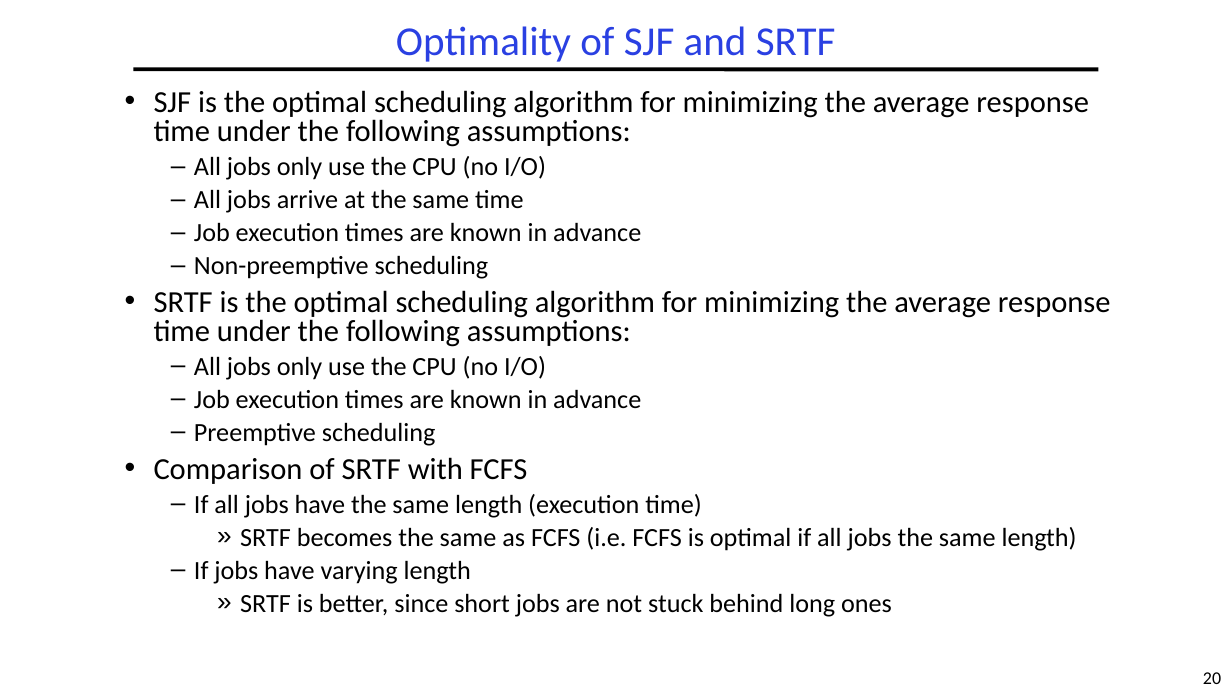
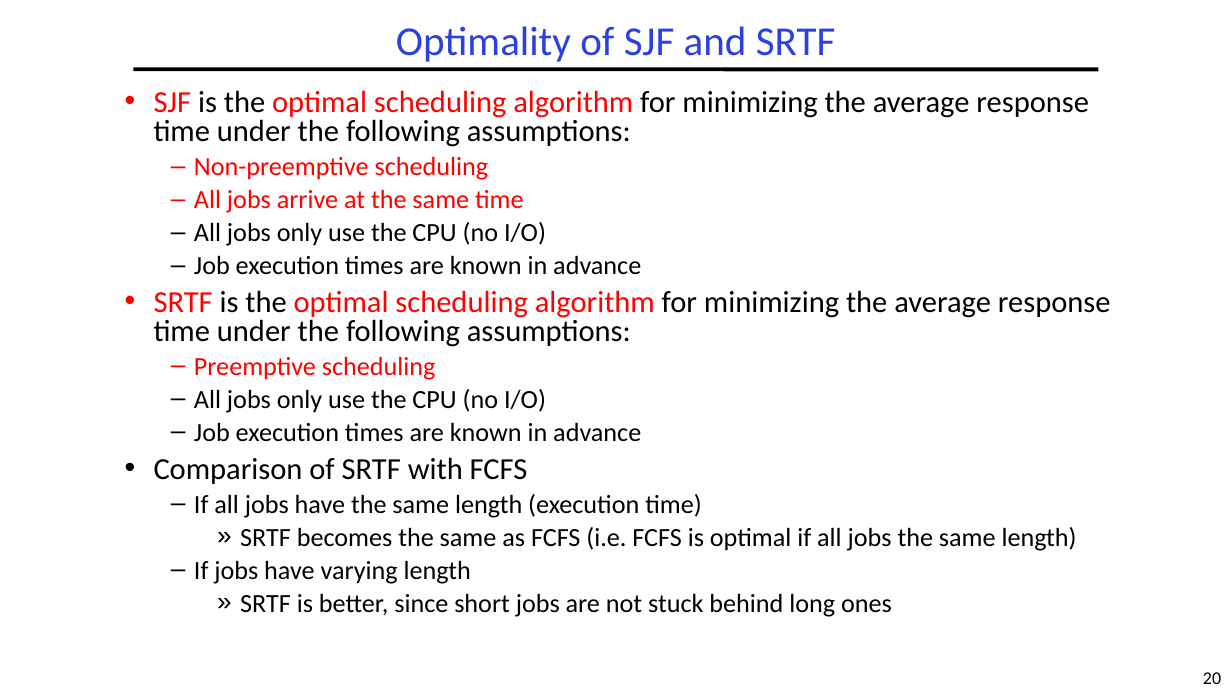
Before and after one commit to guhofstra/CSC112Fa26, a slide deck: slide 20 of PPTs/L5-Scheduling.pptx. Drawn at 1232x693 pixels with LibreOffice and Linux fonts; fonts in the diff are those of the drawing. Boxes give left, top, right and bottom in pixels: in the first picture for what was removed or moved away, otherwise in the second. Text is boxed around its words. In the diff, an @@ line names an element or a change of style, - is before the commit and + after.

```diff
--- a/PPTs/L5-Scheduling.pptx
+++ b/PPTs/L5-Scheduling.pptx
@@ text at bbox=[154, 90, 1089, 380]: text colour #000000 to #FF0000 in "SJF optimal scheduling algorithm", "All jobs arrive at the same time", "Preemptive scheduling" @@
@@ text at bbox=[194, 156, 489, 180]: text changed; text colour #000000 to #FF0000 @@
-  – All jobs only use the CPU (no I/O)
+  – Non-preemptive scheduling
@@ text at bbox=[154, 222, 1111, 347]: paragraphs removed @@
-  – Job execution times are known in advance
-  – Non-preemptive scheduling
-• SRTF is the optimal scheduling algorithm for minimizing the average response time under the following assumptions:
@@ text at bbox=[154, 290, 1111, 347]: paragraph added @@
+• SRTF is the optimal scheduling algorithm for minimizing the average response time under the following assumptions:
@@ text at bbox=[194, 389, 641, 442]: paragraphs added @@
+  – All jobs only use the CPU (no I/O)
+  – Job execution times are known in advance
```
Also in this commit, not shown: 2 other slides changed, 5 other files.
